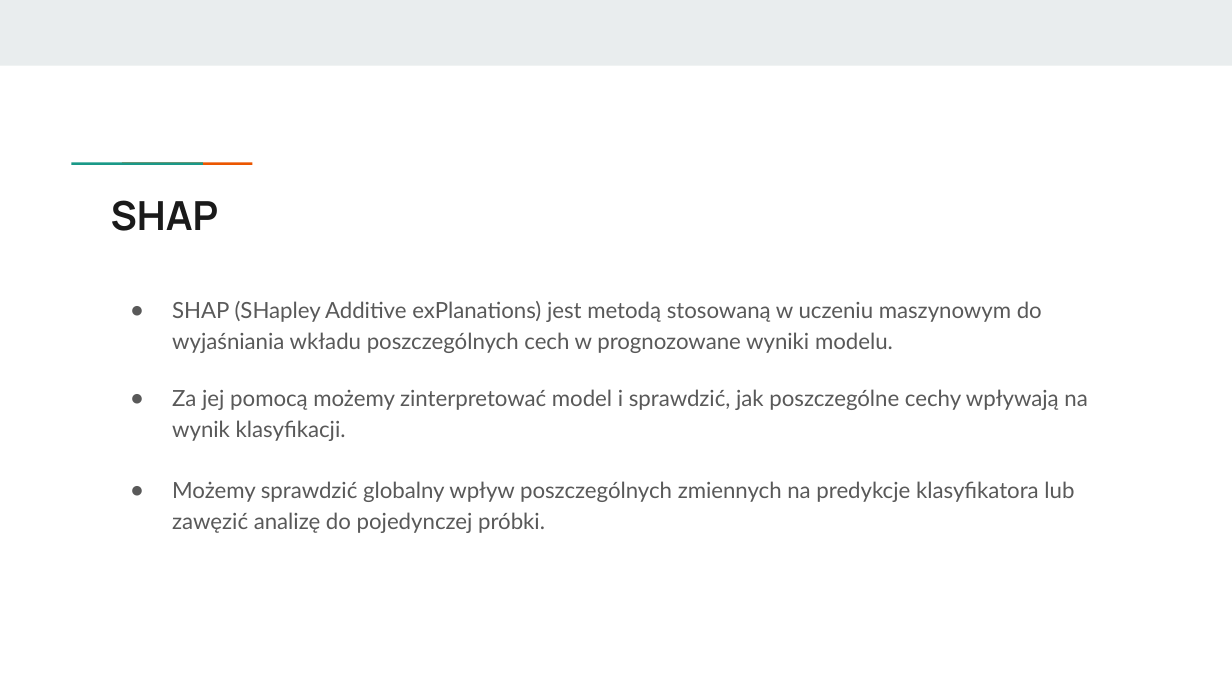
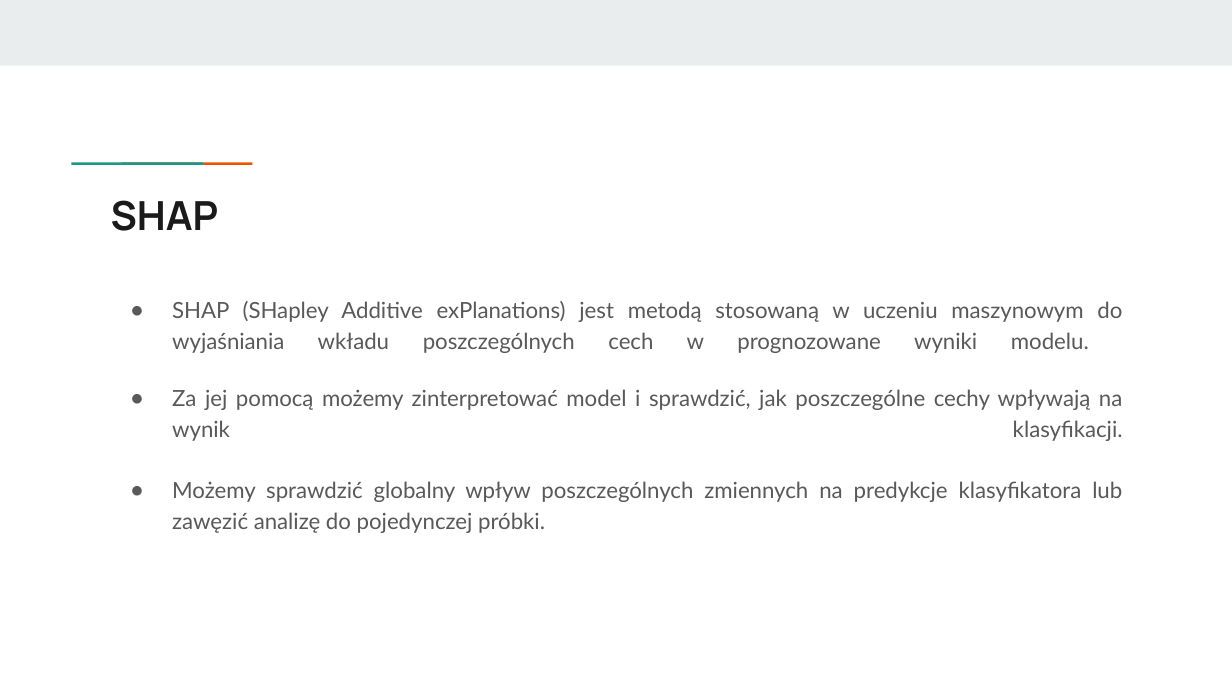
Before and after one commit to wojtek2288/interpretowalnosc, a slide deck: slide 18 of Analiza i budowa modelu predykcyjnego w oparciu o dane finansowe oraz wskaźniki finansowe.pptx. Drawn at 1232x693 pixels with LibreOffice and Linux fonts; fonts in the diff are those of the drawing. Boxes give left, top, right and bottom in pixels: in the first picture for what was removed or moved away, otherwise in the second. Text is boxed around its words. In the diff, an @@ line names an element or a change of style, - is before the commit and + after.

```diff
--- a/Analiza i budowa modelu predykcyjnego w oparciu o dane finansowe oraz wskaźniki finansowe.pptx
+++ b/Analiza i budowa modelu predykcyjnego w oparciu o dane finansowe oraz wskaźniki finansowe.pptx
@@ text "SHAP (SHapley Additive exPlanations) jest ..." at box(172, 301, 1123, 533): alignment left to justified @@
```
Also in this commit, not shown: 9 other slides changed, 2 other files.
